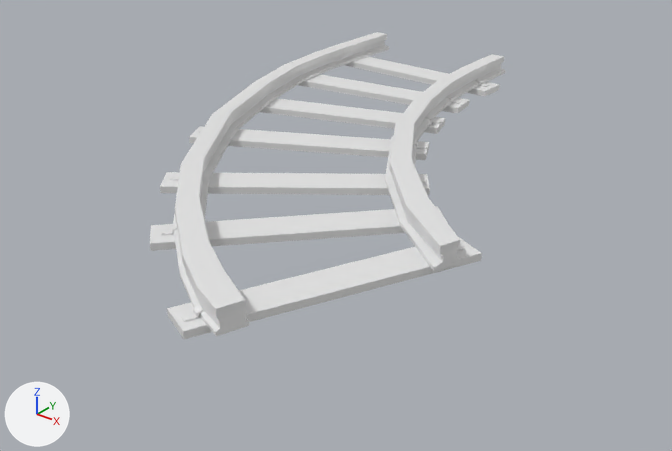
What one commit did to the FBX model Assets/Prefabs/Jordy/rails turn.fbx.
One viewpoint serves both versions: a 50 mm camera at (17.8, -38.5, 8.2) aimed at (3.7, -20.9, -2.7). The lights are fixed; the arrows at lower left show +X, +Y and +Z. Where no turn or scale is listed for an object, it has been applied to the vertices.

The first picture shows 'Null_3'.
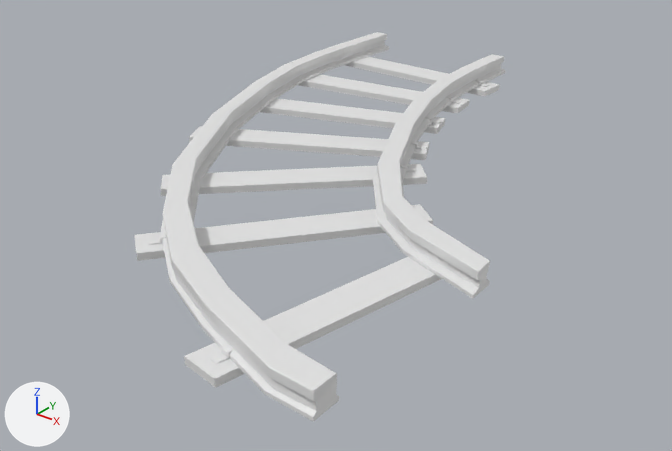
Commit message: rails that turns en hij is cool

Where the newer file only moved an object's origin or applied its transform, the numbers keep the older frame.

Where the change shows, as pixel boxes [x1, y1, x2, y2] in the pictures (672 x 451 px; the box of a moved part takes in the faces that stretch with it):
'Null_3', reshaped
    before: [150, 32, 506, 339]
    after: [134, 32, 506, 422]
part 1 of me_mesh, added
    after: [210, 344, 234, 364]
part 2 of me_mesh, moved or reshaped
    before: [167, 238, 482, 339]
    after: [184, 257, 442, 388]
part 3 of me_mesh, added
    after: [148, 233, 166, 245]
part 4 of me_mesh, moved or reshaped
    before: [150, 206, 448, 251]
    after: [134, 204, 433, 261]
part 5 of me_mesh, added
    after: [401, 163, 416, 172]
part 6 of me_mesh, added
    after: [161, 164, 427, 196]
part 7 of me_mesh, moved or reshaped
    before: [173, 112, 249, 336]
    after: [161, 112, 339, 422]
part 8 of me_mesh, moved or reshaped
    before: [385, 123, 461, 271]
    after: [373, 123, 490, 299]

Patch to the scene script:
```diff
--- a/Assets/Prefabs/Jordy/rails turn.fbx.py
+++ b/Assets/Prefabs/Jordy/rails turn.fbx.py
@@ me_mesh @@
 # used by ob_null_3; location = (0.74, -13.87, -0.95)
-me_mesh.from_pydata(...)  # 696 vertices, 565 faces; spans x -4.1..8.4, y -14.9..3.3, z -0.3..0.4
+me_mesh.from_pydata(...)  # 860 vertices, 605 faces; spans x -4.1..9.3, y -15.8..3.3, z -0.3..0.4
+# me_mesh part 1: the loose piece of 18 vertices spanning x 5.3..5.6, y -14.7..-14.3, z -0.2..0.0 is copied, and the copy is moved by (1.4, -0.6, 0.0); it spans x 6.7..7.0, y -15.3..-14.9, z -0.2..0.0
+# me_mesh part 2: the loose piece of 8 vertices spanning x 4.8..8.4, y -14.9..-8.4, z -0.3..-0.2 is turned 14.2 degrees about the z axis through its middle, then moved by (0.7, -0.6, 0.0)
+# me_mesh part 3: the loose piece of 18 vertices spanning x 2.2..2.6, y -12.5..-12.1, z -0.2..0.0 is copied, and the copy is moved by (0.1, -0.5, 0.0); it spans x 2.3..2.7, y -13.0..-12.6, z -0.2..0.0
+# me_mesh part 4: the loose piece of 8 vertices spanning x 1.8..7.0, y -12.9..-7.4, z -0.3..-0.2 is scaled about its middle by (0.901, 1.08, 1), then moved by (-0.1, -0.3, 0.0)
+# me_mesh part 5: the loose piece of 18 vertices spanning x 4.9..5.3, y -6.6..-6.2, z -0.2..0.0 is copied, and the copy is moved by (-0.6, 0.4, 0.0); it spans x 4.3..4.7, y -6.2..-5.7, z -0.2..0.0
+# me_mesh part 6: the loose piece of 8 vertices spanning x 1.8..7.0, y -12.9..-7.4, z -0.3..-0.2 is copied, and the copy is scaled about its middle by (1.04, 0.962, 1), then moved by (-1.9, 2.1, 0.0); it spans x -0.3..5.1, y -10.8..-5.4, z -0.3..-0.2
+# me_mesh part 7: 88 vertices moved from x 0.5..6.5, y -14.7..-9.6, z -0.2..0.4 to x 0.4..8.4, y -15.5..-9.8, z -0.2..0.4; 14 vertices removed from x 6.3..6.5, y -14.7..-14.0, z -0.2..0.4; 38 vertices added at x 7.7..9.3, y -15.8..-14.6, z -0.3..0.4
+# me_mesh part 8: 50 vertices moved from x 4.4..8.3, y -10.1..-6.4, z -0.2..0.4 to x 4.3..7.3, y -9.9..-6.7, z -0.2..0.4; 12 vertices removed from x 8.0..8.3, y -10.1..-9.5, z -0.2..0.4; 36 vertices added at x 7.0..9.2, y -10.6..-7.4, z -0.3..0.4
```
